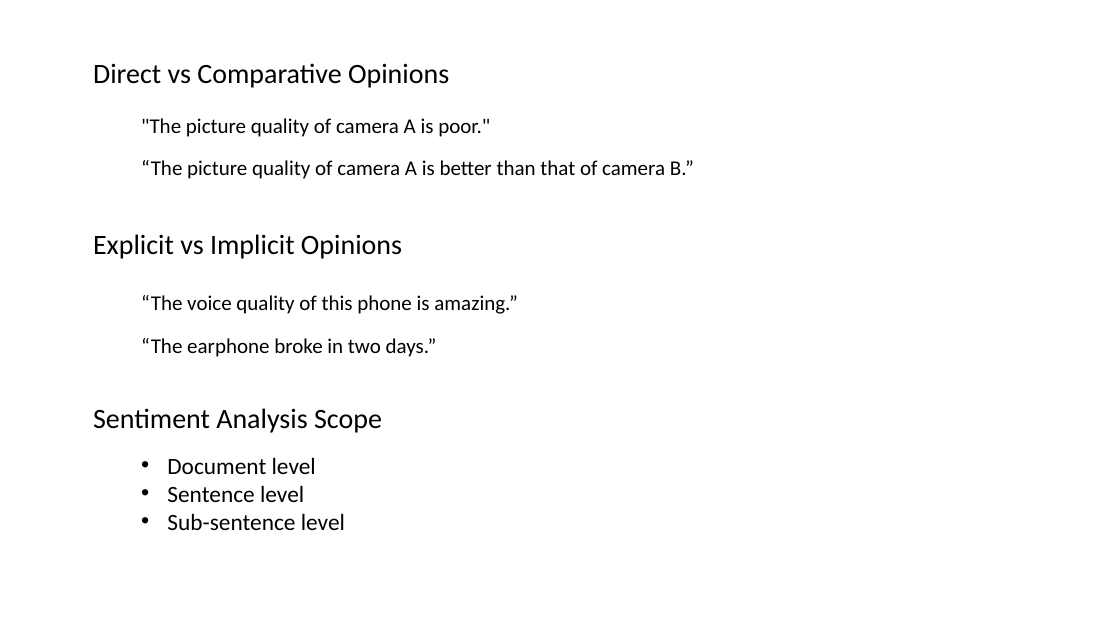
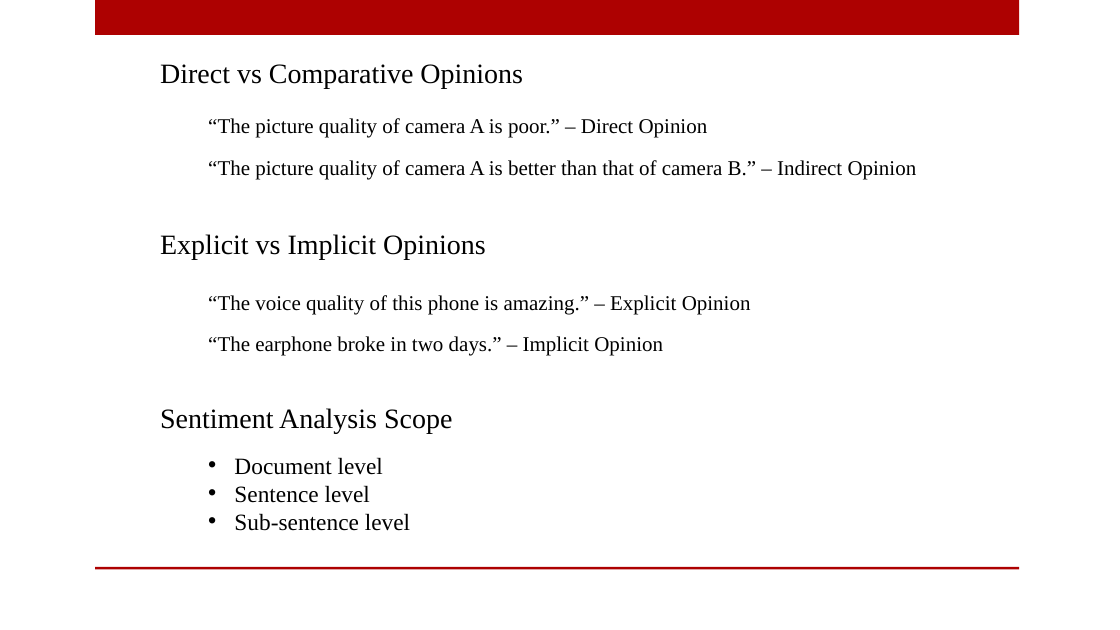
Before and after one commit to slugger07/ML-Experiments, a slide deck: slide 4 of Racism Analysis Twitter Data/Sentiment Analysis.pptx. Drawn at 1120x630 pixels with LibreOffice and Linux fonts; fonts in the diff are those of the drawing; background and template pictures are left out. Boxes give left, top, right and bottom in pixels: in the first picture for what was removed or moved away, otherwise in the second. Text is boxed around its words. In the diff, an @@ line names an element or a change of style, - is before the commit and + after.

```diff
--- a/Racism Analysis Twitter Data/Sentiment Analysis.pptx
+++ b/Racism Analysis Twitter Data/Sentiment Analysis.pptx
@@ rectangle added at box(95, 0, 1019, 35), fill #AD0101 @@
@@ text at box(208, 118, 708, 138): text changed; font Calibri to Times New Roman @@
-"The picture quality of camera A is poor."
+“The picture quality of camera A is poor.” – Direct Opinion
@@ text at box(208, 160, 917, 179): text changed; font Calibri to Times New Roman @@
-“The picture quality of camera A is better than that of camera B.”
+“The picture quality of camera A is better than that of camera B.” – Indirect Opinion
@@ 4 texts: place and size @@
-4 texts at box(93, 63, 449, 530)
+4 texts at box(160, 64, 523, 531)
@@ font Calibri to Times New Roman in 4 elements at box(160, 64, 523, 88), box(234, 457, 410, 531), box(160, 408, 452, 433), box(160, 234, 486, 260) @@
@@ text at box(208, 295, 751, 315): text changed; font Calibri to Times New Roman @@
-“The voice quality of this phone is amazing.”
+“The voice quality of this phone is amazing.” – Explicit Opinion
@@ text at box(208, 336, 663, 356): text changed; font Calibri to Times New Roman @@
-“The earphone broke in two days.”
+“The earphone broke in two days.” – Implicit Opinion
@@ rectangle added at box(95, 567, 1019, 570), fill #AD0101 @@
```
Also in this commit, not shown: 5 other slides changed, 16 slides added, 4 slides removed, 1 other file.
